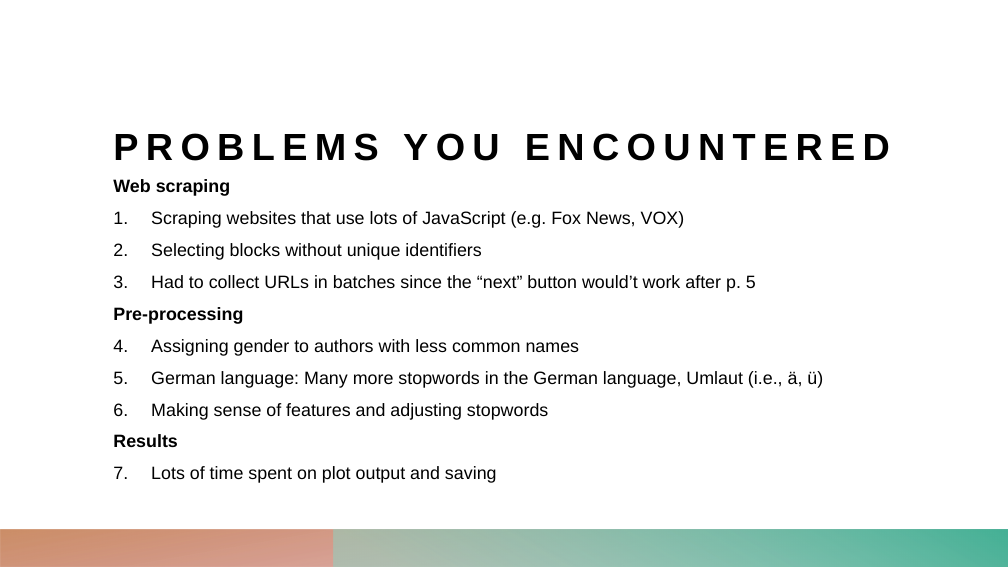
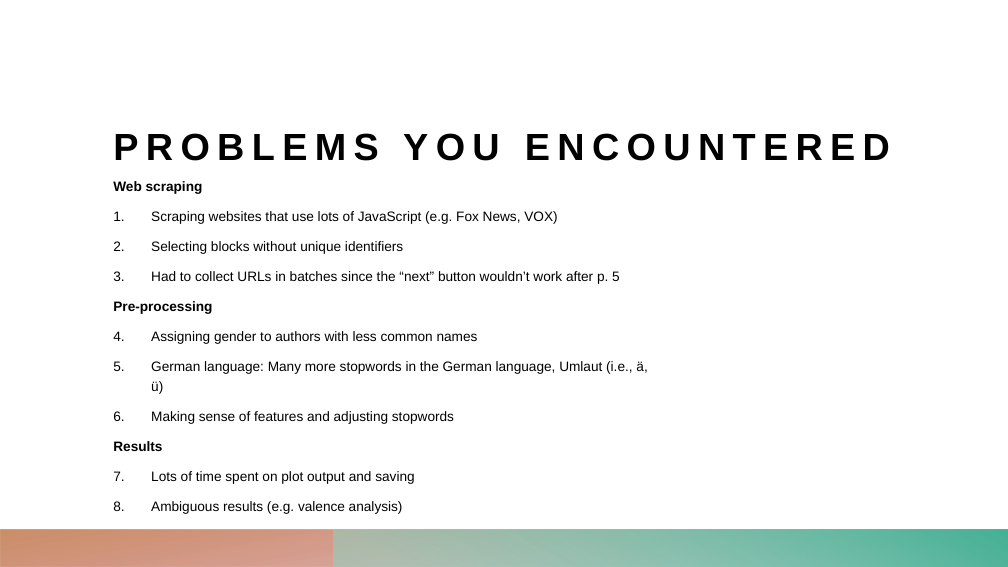
Before and after one commit to StefanMunnes/SICSS_2024, a slide deck: slide 7 of projects/abortion laws/Abortion.pptx. Drawn at 1008x567 pixels with LibreOffice and Linux fonts; fonts in the diff are those of the drawing. Boxes give left, top, right and bottom in pixels: in the first picture for what was removed or moved away, otherwise in the second. Text is boxed around its words. In the diff, an @@ line names an element or a change of style, - is before the commit and + after.

Commit message:
update

```diff
--- a/projects/abortion laws/Abortion.pptx
+++ b/projects/abortion laws/Abortion.pptx
@@ text at box(113, 181, 647, 484): size 17 to 12.9 pt in "Web scraping", "Scraping websites that use lots of JavaScript ...", "Selecting blocks without unique identifiers", "Pre-processing" and 5 more places; line spacing 1 to 1.2 @@
@@ text at box(151, 271, 620, 284): text changed; size 17 to 12.9 pt @@
-3. Had to collect URLs in batches since the “next” button would’t work after p. 5
+3. Had to collect URLs in batches since the “next” button wouldn’t work after p. 5
@@ text at box(151, 501, 403, 514): paragraph added @@
+2. Ambiguous results (e.g. valence analysis)
```
Also in this commit, not shown: 1 other slide changed, 2 slides added.
